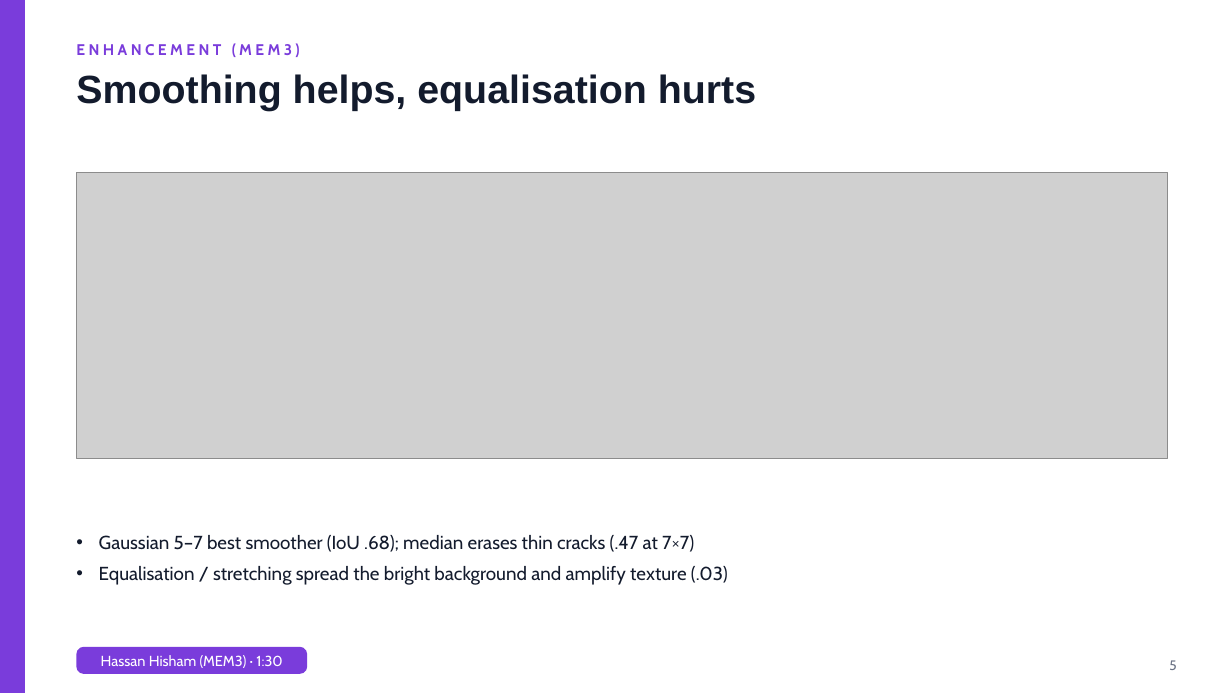
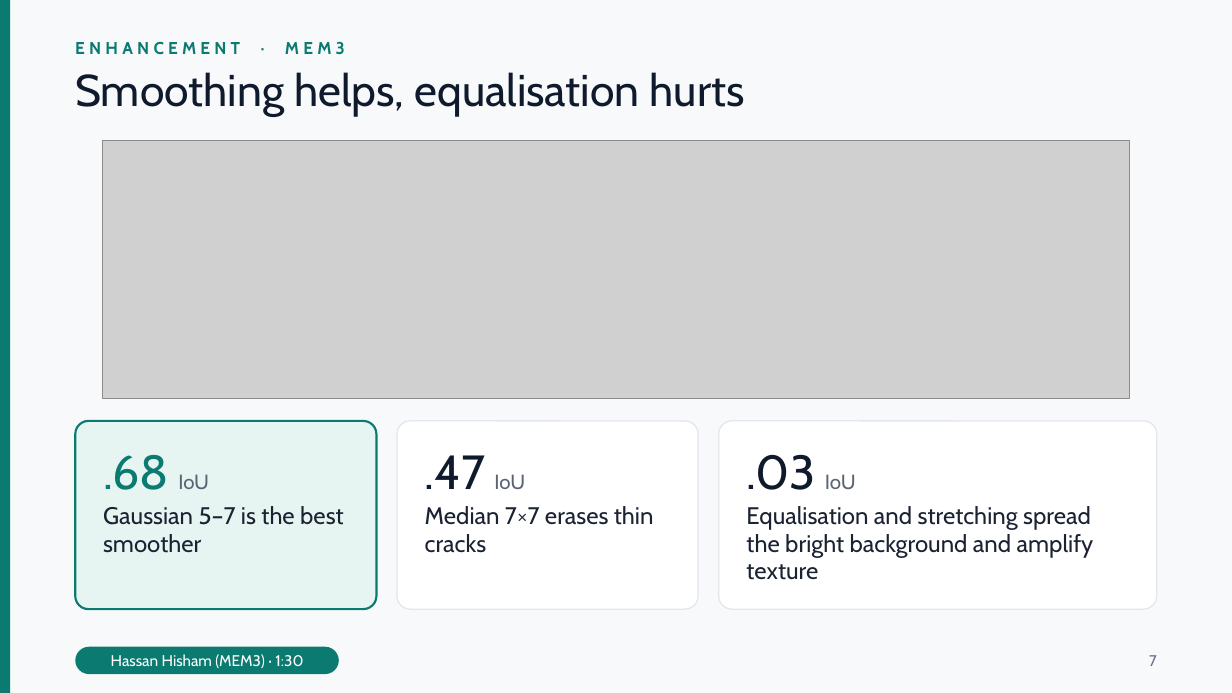
Before and after one commit to marwan19-saber/cse281-crack-segmentation, a slide deck: slide 7 of report/presentation.pptx (slide 5 before the commit). Drawn at 1232x693 pixels with LibreOffice and Linux fonts; fonts in the diff are those of the drawing; grey boxes stand for pictures. Boxes give left, top, right and bottom in pixels: in the first picture for what was removed or moved away, otherwise in the second. Text is boxed around its words. In the diff, an @@ line names an element or a change of style, - is before the commit and + after.

```diff
--- a/report/presentation.pptx
+++ b/report/presentation.pptx
@@ background #FFFFFF to #F8F9FB @@
@@ rectangle: place and size @@
-rectangle at bbox=[0, 0, 25, 692]
+rectangle at bbox=[0, 0, 10, 692]
@@ rectangle at bbox=[0, 0, 10, 692]: fill #7A3CDB to #0B7A70; outline #7A3CDB 1 pt to none @@
@@ text at bbox=[75, 41, 345, 55]: text changed; size 9 to 10 pt; text colour #7A3CDB to #0B7A70 @@
-ENHANCEMENT (MEM3)
+ENHANCEMENT · MEM3
@@ text "ENHANCEMENT · MEM3" at bbox=[75, 41, 345, 55]: vertical alignment middle to top @@
@@ title "Smoothing helps, equalisation hurts" at bbox=[75, 72, 745, 116]: size 23 to 26 pt, font Arial to Cabin, text colour #131B2D to #0F1B2D, bold off @@
@@ picture: place and size @@
-picture at bbox=[76, 172, 1168, 458]
+picture at bbox=[102, 140, 1129, 398]
@@ rounded rectangle added at bbox=[75, 421, 376, 610], fill #E6F4F2, outline #0B7A70 1.25 pt, 14 pt, text #1B2333 @@
+.68 IoU
+Gaussian 5–7 is the best smoother
@@ rounded rectangle added at bbox=[397, 421, 697, 610], fill #FFFFFF, outline #E3E6EC 0.75 pt, 14 pt, text #1B2333 @@
+.47 IoU
+Median 7×7 erases thin cracks
@@ rounded rectangle added at bbox=[718, 421, 1157, 610], fill #FFFFFF, outline #E3E6EC 0.75 pt, 14 pt, text #1B2333 @@
+.03 IoU
+Equalisation and stretching spread the bright background and amplify texture
@@ text removed at bbox=[99, 535, 728, 585] @@
-• Gaussian 5–7 best smoother (IoU .68); median erases thin cracks (.47 at 7×7)
-• Equalisation / stretching spread the bright background and amplify texture (.03)
@@ rounded rectangle "Hassan Hisham (MEM3) · 1:30": place and size @@
-rounded rectangle "Hassan Hisham (MEM3) · 1:30" at bbox=[76, 647, 307, 674]
+rounded rectangle "Hassan Hisham (MEM3) · 1:30" at bbox=[75, 647, 339, 674]
@@ rounded rectangle "Hassan Hisham (MEM3) · 1:30" at bbox=[75, 647, 339, 674]: size 8.5 to 9 pt; fill #7A3CDB to #0B7A70; proportions changed @@
@@ page number added at bbox=[1149, 655, 1157, 666], 9 pt, text #687082 @@
+7
@@ page number removed at bbox=[1169, 660, 1176, 670] @@
-5
```
Also in this commit, not shown: 12 other slides changed, 4 slides added.
